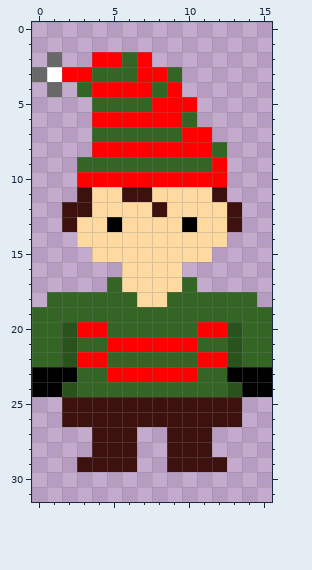
Two states of a pixel-art sprite, core/assets/hero.png. This is how it looked before the edit.
The file is 32x64 pixels, drawn in blocks of 2x2; one block is one cell here. The old version is drawn lined up with the new one.
After the commit:
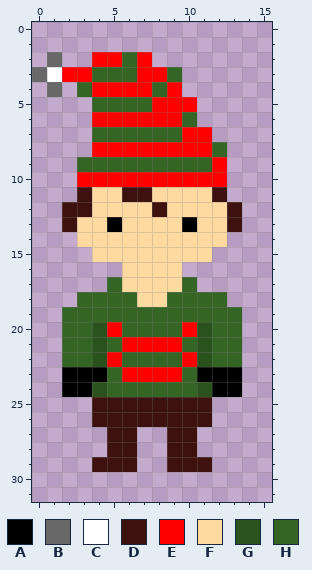
Palette (. is transparent): A #000000  B #686868  C #ffffff  D #3d120e  E #ff0000  F #fedaa0  G #2a521d  H #346524
Author's note on the commit: made elf less of a troll
Difference:
whole drawing moved by +0,+1 (the old picture is shown already moved)
@@ x 0..15 @@
 17 .....HFFFFH.....
-18 .HHHHHHFFHHHHHH.
-19 HHHHHHHHHHHHHHHH
-20 HHGEEHHHHHHEEGHH
-21 HHGHHEEEEEEHHGHH
-22 HHGEEHHHHHHEEGHH
-23 AAAHHEEEEEEHHAAA
-24 AAGHHHHHHHHHHGAA
-25 ..DDDDDDDDDDDD..
-26 ..DDDDDDDDDDDD..
-27 ....DDD..DDD....
-28 ....DDD..DDD....
-29 ...DDDD..DDDD...
+18 ...HHHHFFHHHH...
+19 ..HHHHHHHHHHHH..
+20 ..HHGEHHHHEGHH..
+21 ..HHGHEEEEHGHH..
+22 ..HHGEHHHHEGHH..
+23 ..AAAHEEEEHAAA..
+24 ..AAGHHHHHHGAA..
+25 ....DDDDDDDD....
+26 ....DDDDDDDD....
+27 .....DD..DD.....
+28 .....DD..DD.....
+29 ....DDD..DDD....
 30 ................
